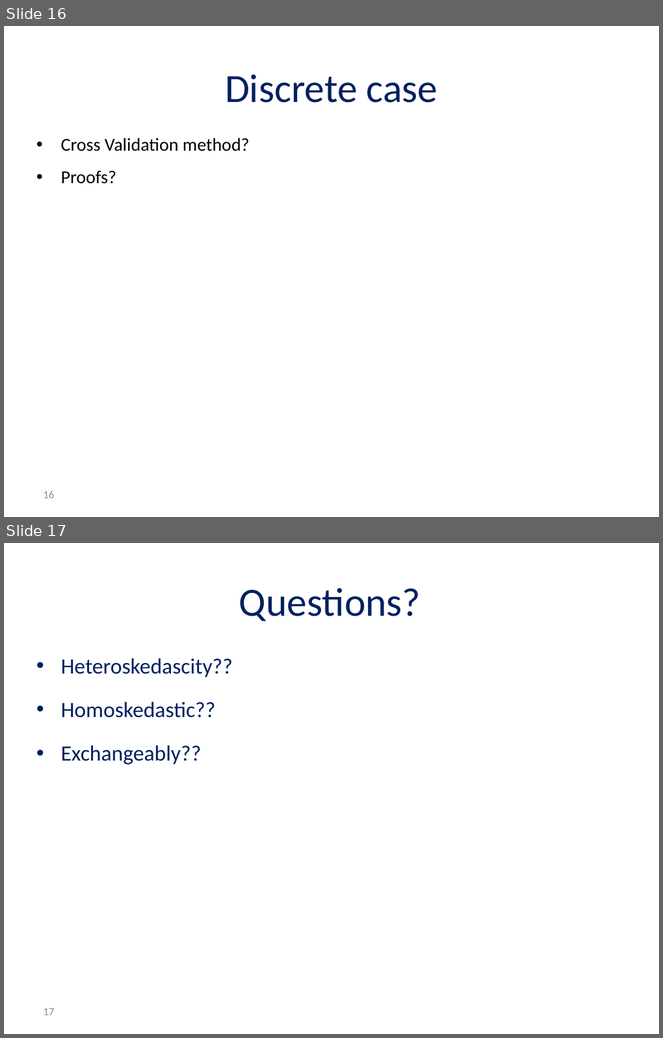
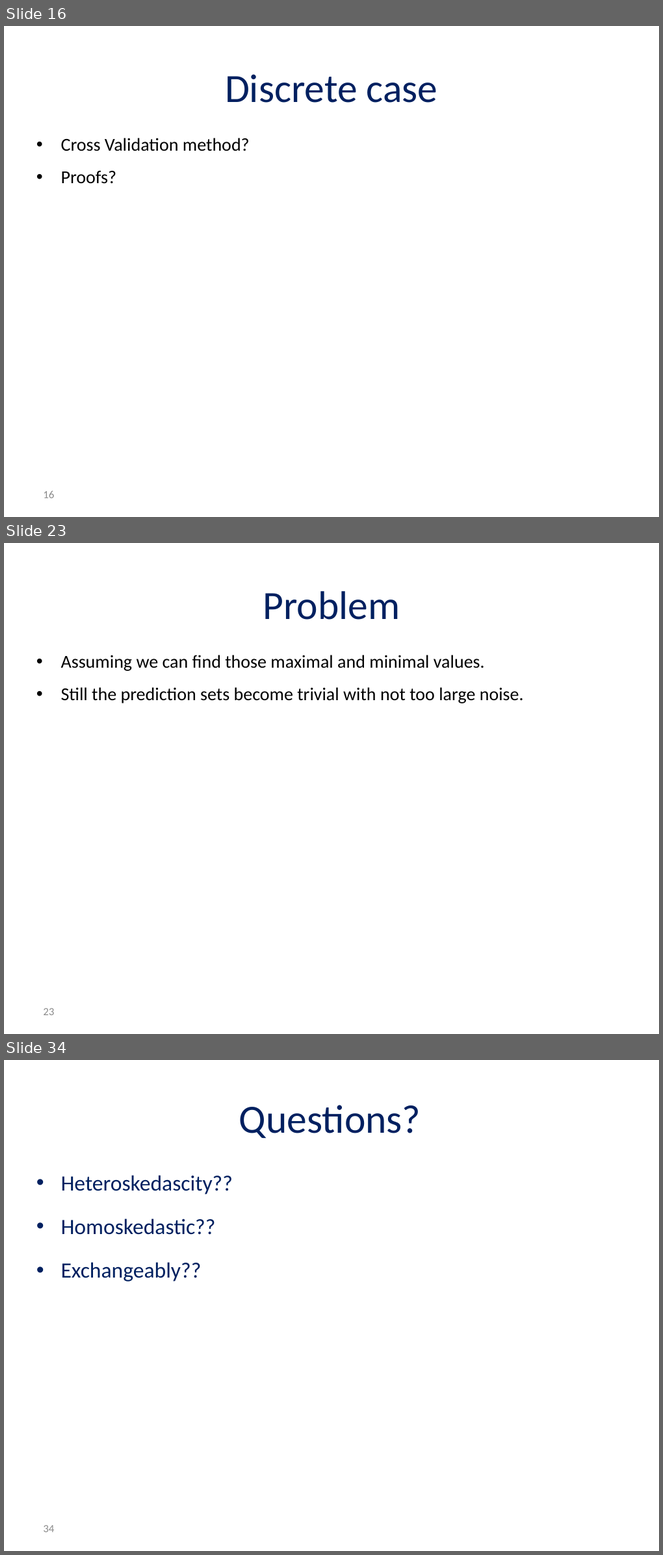
Before and after one commit to Asaf1408/Thesis, a slide deck: Qunatile regression.PPTX. Shown one above the other, each under a label of ours: slides 16 and 17 before the commit, slides 16, 23 and 34 after it; the slides between them are not shown. The pictures are 663x1038 and 663x1555 pixels, drawn with LibreOffice and Linux fonts; fonts in the diff are those of the drawing; background and template pictures are left out. Boxes give left, top, right and bottom in pixels: in the first picture for what was removed or moved away, otherwise in the second. Text is boxed around its words. In the diff, an @@ line names an element or a change of style, - is before the commit and + after.

```diff
--- a/Qunatile regression.PPTX
+++ b/Qunatile regression.PPTX
@@ slide 23 added at (4, 543, 659, 1034), background #FFFFFF @@
@@ title added at (263, 591, 400, 620), 44 pt, text #002060 @@
+Problem
@@ text added at (61, 655, 524, 704), 20 pt, text #000000 @@
+• Assuming we can find those maximal and minimal values.
+• Still the prediction sets become trivial with not too large noise.
@@ page number added at (43, 1008, 54, 1016), 12 pt, text #8C8C8C @@
+23
@@ what was slide 17 is now slide 34 @@
@@ page number at (43, 1525, 54, 1533): text changed @@
-17
+34
```
Also in this commit, not shown: 16 other slides added, 51 other files.
